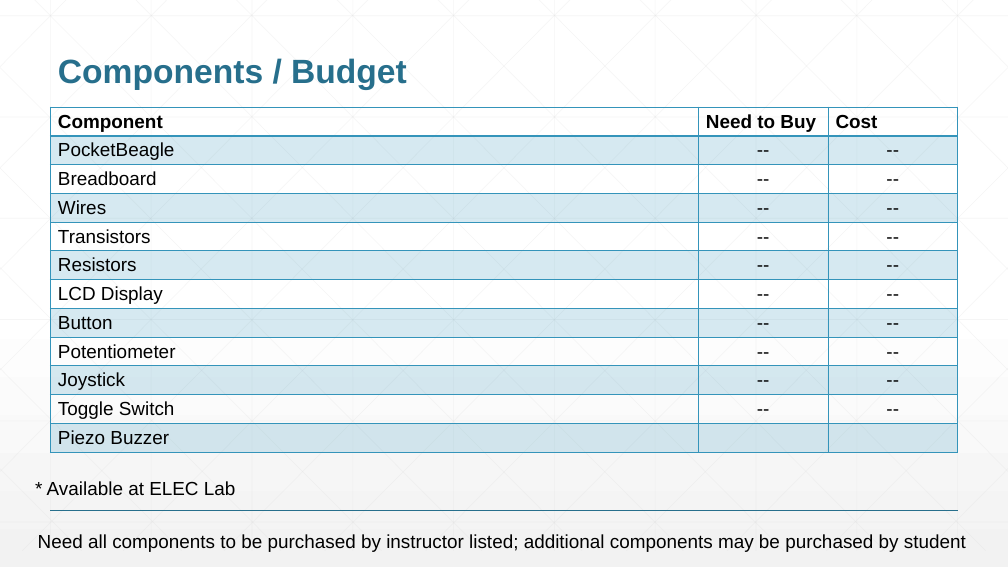
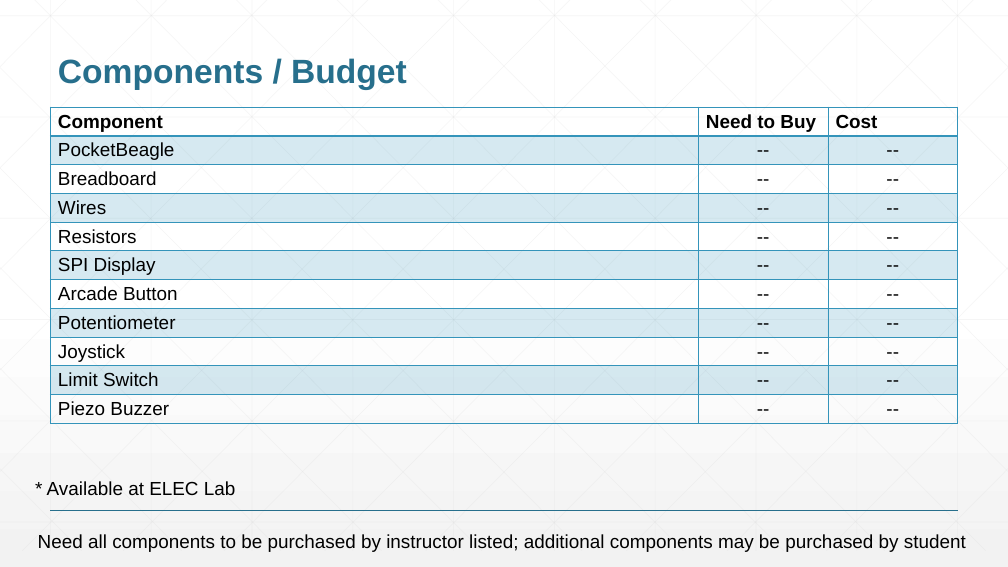
Before and after one commit to erickmor/ENGI301, a slide deck: slide 5 of project_01/docs/ErickMorales_ENGI301_project_proposal.pptx. Drawn at 1008x567 pixels with LibreOffice and Linux fonts; fonts in the diff are those of the drawing. Boxes give left, top, right and bottom in pixels: in the first picture for what was removed or moved away, otherwise in the second. Text is boxed around its words. In the diff, an @@ line names an element or a change of style, - is before the commit and + after.

```diff
--- a/project_01/docs/ErickMorales_ENGI301_project_proposal.pptx
+++ b/project_01/docs/ErickMorales_ENGI301_project_proposal.pptx
@@ table at box(51, 107, 957, 440) @@
-row 5: Transistors | -- | --
-row 6, column 1: LCD Display
+row 6, column 1: SPI Display
-row 7, column 1: Button
+row 7, column 1: Arcade Button
-row 10, column 1: Toggle Switch
+row 10, column 1: Limit Switch
-row 11, column 2: 
+row 11, column 2: --
-row 11, column 3: 
+row 11, column 3: --
```
Also in this commit, not shown: 3 other slides changed.
